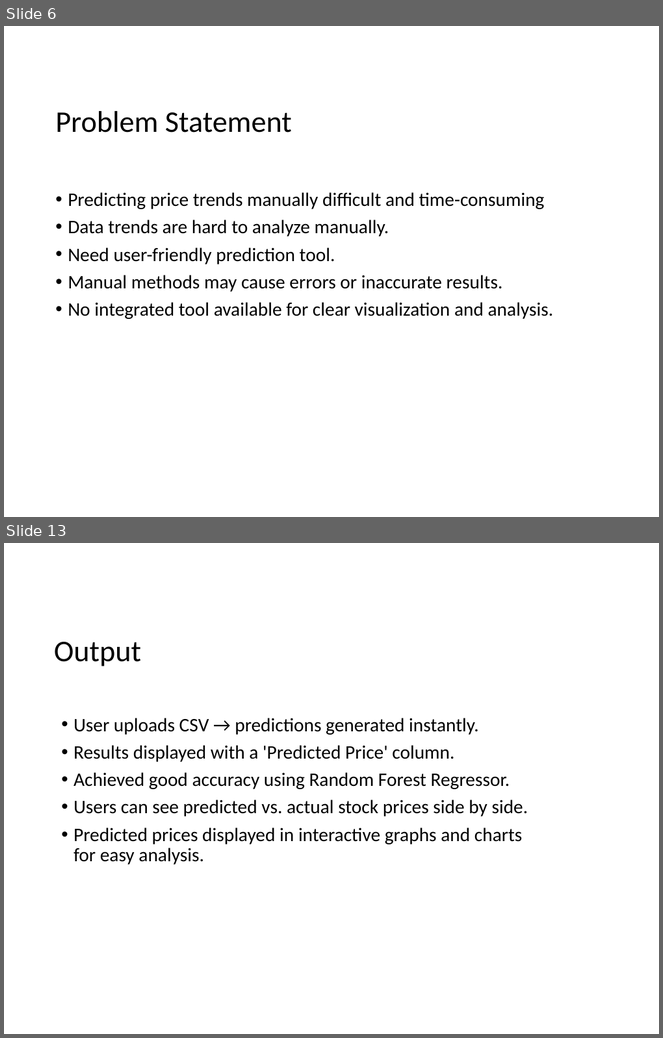
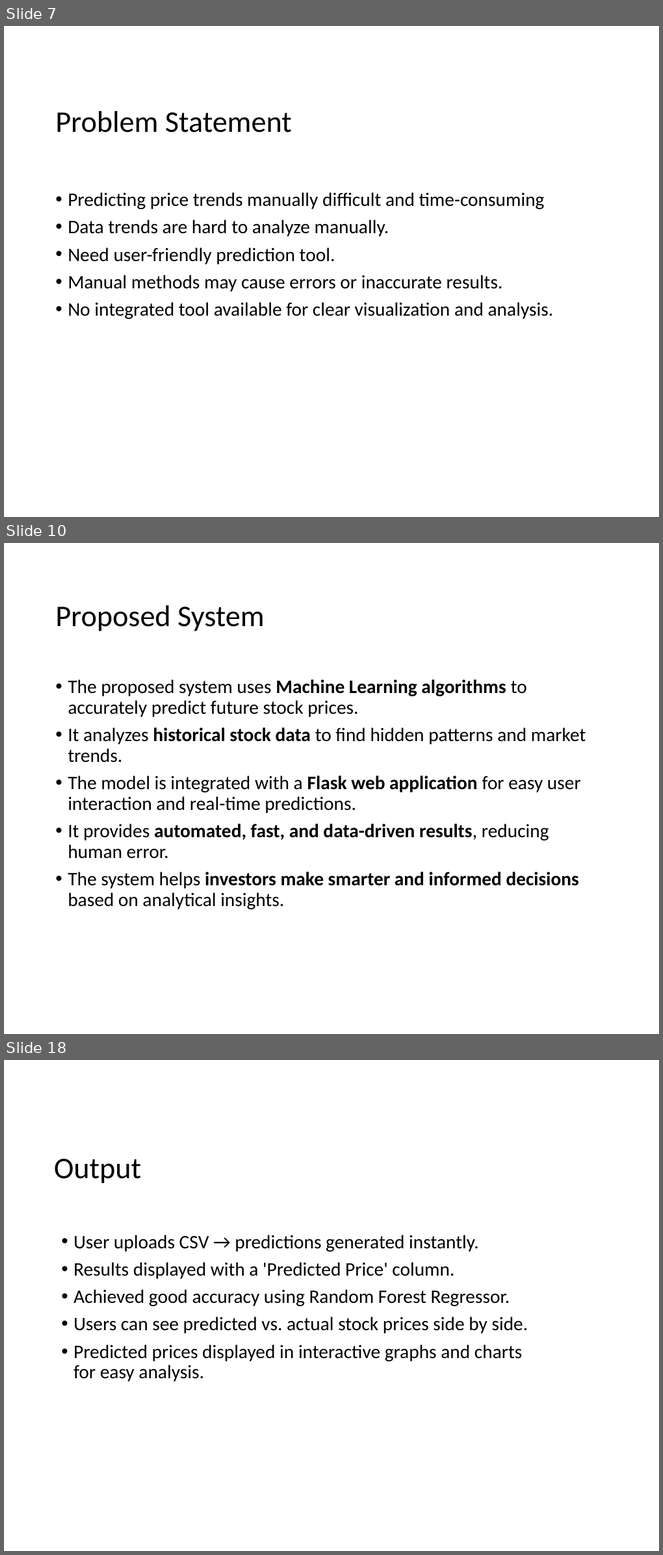
Before and after one commit to swetha-01-max/Estimating-stock-prediction-, a slide deck: Stock_Prediction_Flask_Project_Presentation1.pptx. Shown one above the other, each under a label of ours: slides 6 and 13 before the commit, slides 7, 10 and 18 after it; the slides between them are not shown. The pictures are 663x1038 and 663x1555 pixels, drawn with LibreOffice and Linux fonts; fonts in the diff are those of the drawing; background and template pictures are left out. Boxes give left, top, right and bottom in pixels: in the first picture for what was removed or moved away, otherwise in the second. Text is boxed around its words. In the diff, an @@ line names an element or a change of style, - is before the commit and + after.

```diff
--- a/Stock_Prediction_Flask_Project_Presentation1.pptx
+++ b/Stock_Prediction_Flask_Project_Presentation1.pptx
@@ slide 10 added at bbox=[4, 543, 659, 1034], background picture (left out) @@
@@ title added at bbox=[55, 605, 264, 631], 33 pt, text #000000 @@
+Proposed System
@@ text added at bbox=[68, 679, 586, 910], 21 pt, text #000000 @@
+• The proposed system uses Machine Learning algorithms to accurately predict future stock prices.
+• It analyzes historical stock data to find hidden patterns and market trends.
+• The model is integrated with a Flask web application for easy user interaction and real-time predictions.
+• It provides automated, fast, and data-driven results, reducing human error.
+• The system helps investors make smarter and informed decisions based on analytical insights.
@@ what was slide 6 is now slide 7 @@
@@ what was slide 13 is now slide 18 @@
```
Also in this commit, not shown: 9 slides changed, 5 other slides added, 1 slide removed.
